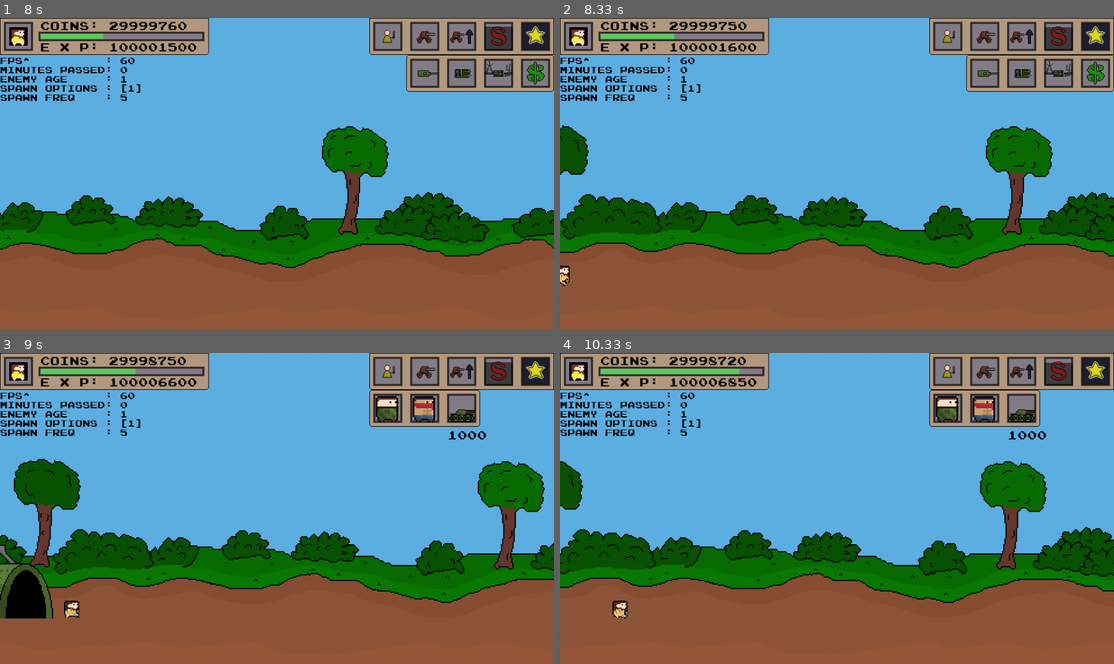
Above: before the commit, frames 1-4 (two rows, left to right).
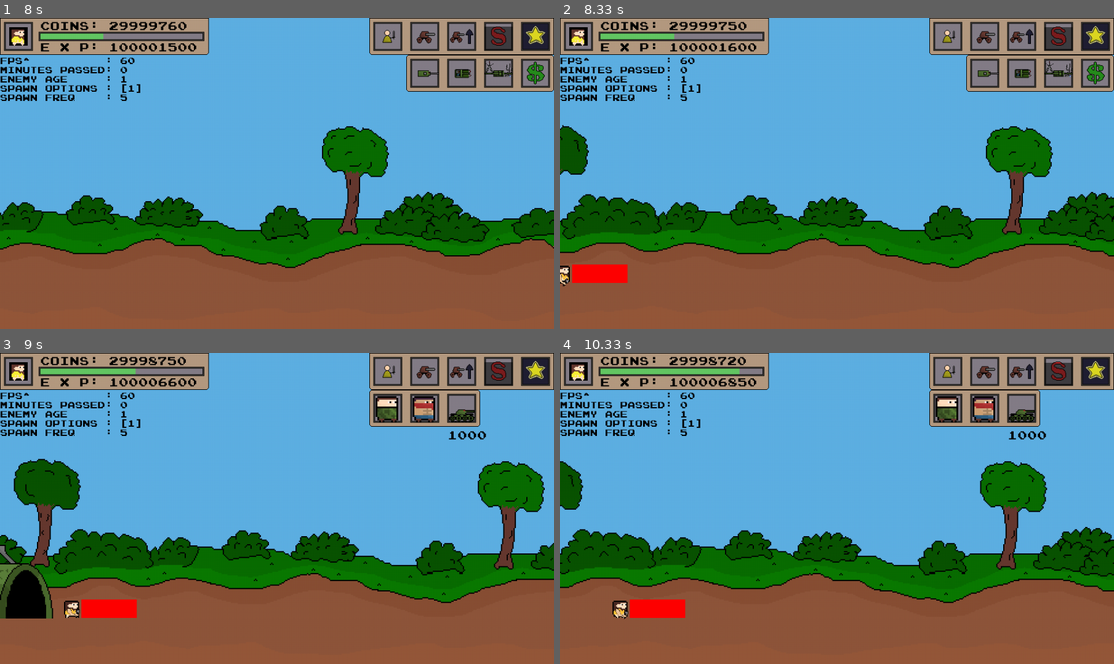
Above: after the commit, the same moments.

Repository: de-dust-enjoyer/age_of_pixel_pygame
Game: pygame game, started from main.py
Two runs of this game, one before a commit and one after it. Both use one fixed random seed, a clock stepped at 60 frames per second and the inputs below.
Inputs (mouse positions are in pixels of both pictures, inside the frame that each line leads up to):
- Up to frame 1 (8 s): click (426, 36) at 0.38 s; click (387, 36) at 0.72 s; click (426, 73) at 1.05 s; hold Right 1.33-1.8 s; tap 1 at 1.48, 3.05, 5.82 s; hold Right 1.83-2.3 s; hold Left 2.33-2.87 s; tap 3 at 2.48, 5.32, 7.65 s; hold Left 2.9-3.3 s; hold Right 3.33-3.97 s; tap 2 at 3.48, 4.82 s; click (537, 36) at 4.05 s; click (387, 36) at 4.38 s; hold Left 4.67-5.13 s; hold Right 5.17-5.63 s; hold Right 5.67-6.13 s; click (426, 36) at 6.22 s; click (537, 36) at 6.55 s; click (426, 36) at 6.88 s; tap Tab at 7.17 s; hold Left from 7.5 s (still down)
- Up to frame 2 (8.33 s): release Left at 8.03 s; hold Left from 8.07 s (still down); tap 1 at 8.22 s
- Up to frame 3 (9 s): release Left at 8.47 s; click (387, 371) at 8.55 s; click (459, 408) at 8.88 s
- Up to frame 4 (10.33 s): hold Right 9.17-9.8 s; tap 1 at 9.32 s; hold Left 9.83-10.3 s; tap 2 at 9.98 s

Frame 1 is identical in both runs. In frame 2, 0.6% of the frame differs, in the area x 2-13%, y 79-86%; in frame 3, 0.6%; in frame 4, 0.6%.

Commit message:
addet units_in_range list and find units in range method to unit class

Diff:
--- a/main.py
+++ b/main.py
@@ -2163,6 +2163,8 @@
 		self.animation_timer_goal = 60 / unit_info.animation_frames[self.id]
 		self.attack_timer = 0
 		self.attack_timer_goal = 2 * 60
+		if self.ranged:
+			self.units_in_range = []
 
 		# extracts the animation frames from spritesheet using the get_image method
 		if self.id == 1:
@@ -2338,9 +2340,9 @@
 
 
 		if self.ranged and self.friendly:
-			self.range_rect = pygame.Rect(self.unit_rect.topright[0], self.unit_rect.topright[1], self.unit_rect.width, self.unit_rect.height)
+			self.range_rect = pygame.Rect(self.unit_rect.topright[0], self.unit_rect.topright[1], 96, self.unit_rect.height)
 		if self.ranged and not self.friendly:
-			self.range_rect = pygame.Rect(self.unit_rect.topleft[0], self.unit_rect.topleft[1], self.unit_rect.width, self.unit_rect.height)
+			self.range_rect = pygame.Rect(self.unit_rect.topleft[0], self.unit_rect.topleft[1], 96, self.unit_rect.height)
 		elif not self.ranged:
 			self.melee_combat = False
 
@@ -2603,6 +2605,40 @@
 
 
 
+	def update_range_rect(self):
+		if self.ranged and self.friendly:
+			self.range_rect = pygame.Rect(self.unit_rect.topright[0], self.unit_rect.topright[1], 96, self.unit_rect.height)
+		if self.ranged and not self.friendly:
+			self.range_rect = pygame.Rect(self.unit_rect.topleft[0], self.unit_rect.topleft[1], 96, self.unit_rect.height)
+
+
+
+	def find_unit_in_range(self):
+		for unit in game.friendly_units:
+			unit.update_range_rect()
+			if unit.ranged:
+				for enemy in game.enemy_units:
+					if enemy.unit_rect.colliderect(unit.range_rect) and not enemy in unit.units_in_range:
+						unit.units_in_range.append(enemy)
+					if not enemy.unit_rect.colliderect(unit.range_rect) and enemy in unit.units_in_range:
+						unit.units_in_range.pop(unit.units_in_range.index(enemy))
+						unit.attack_timer = 0
+
+		for enemy in game.enemy_units:
+			enemy.update_range_rect()
+			if enemy.ranged:
+				for unit in game.friendly_units:
+					if unit.unit_rect.colliderect(enemy.range_rect) and not unit in enemy.units_in_range:
+						enemy.units_in_range.append(unit)
+					if not unit.unit_rect.colliderect(enemy.range_rect) and unit in enemy.units_in_range:
+						enemy.units_in_range.pop(enemy.units_in_range.index(enemy))
+						enemy.attack_timer = 0
+
+
+
+
+
+
 
 
 
@@ -2621,11 +2657,16 @@
 			game.screen.blit(unit.rotate_and_scale(), unit.unit_rect_rotate)
 			if unit.has_weapon:
 				game.screen.blit(unit.rotate_weapon(), unit.weapon_rect_rotate)
+			if unit.ranged and game.dev_mode:
+				pygame.draw.rect(game.screen, "red", unit.range_rect)
+
 
 		for unit in game.enemy_units:
 			game.screen.blit(unit.rotate_and_scale(), unit.unit_rect_rotate)
 			if unit.has_weapon:
 				game.screen.blit(unit.rotate_weapon(), unit.weapon_rect_rotate)
+			if unit.ranged and game.dev_mode:
+				pygame.draw.rect(game.screen, "red", unit.range_rect)
 
 
 	def update(self):
@@ -2635,6 +2676,7 @@
 		self.handle_melee_combat()
 		self.check_health()
 		self.check_if_in_enemy_base()
+		self.find_unit_in_range()
 
 
 
